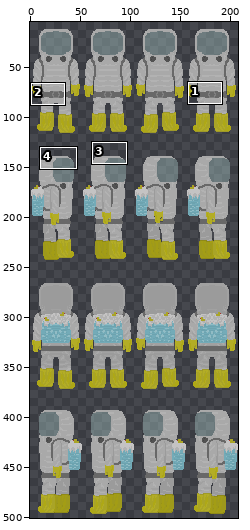
Edited in one commit: sprite sheet (assets/playerCustom/clothingOver/hazmatWhite.png). Above: a wide view before the commit, with the close-up outlined.
Close-up. Before the edit:
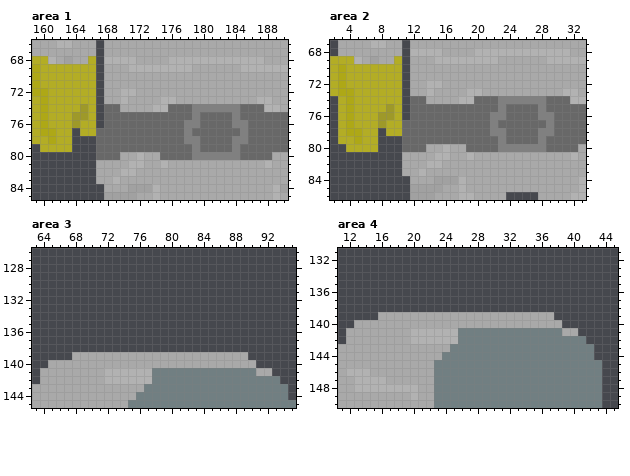
The file is 208x508 pixels. Pixels under 10% opacity are left out. Colours within 5 levels of each other are drawn and written as one. Shown: area 1: x 159..190, y 66..85; area 2: x 2..33, y 67..86; area 3: x 63..95, y 126..145; area 4: x 11..45, y 131..150. The wide view leaves out empty margins. The commit also changed other parts of the picture, which this record leaves out.
Now the later version:
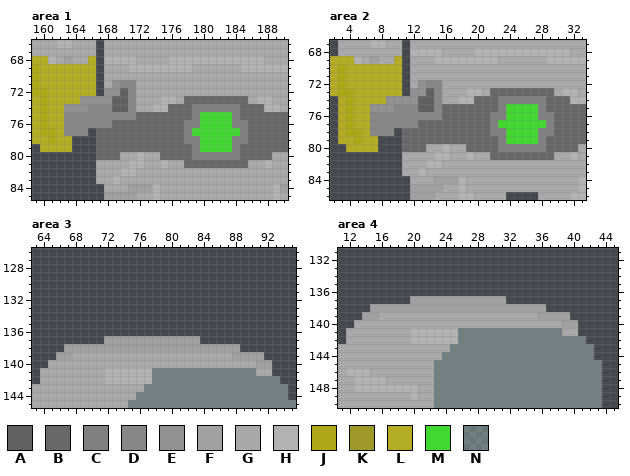
Palette (. is transparent): A #606060  B #686868  C #808080  D #878787  E #919191  F #a1a1a1  G #a9a9a9  H #b2b2b2  J #aea816  K #9e9929  L #b3ad25  M #42d830  N #b3d3d264
Difference:
Changed rows in their new state; - is an unchanged pixel.
Area 1:
first column x 163:
71 ------EDD--------------
72 -----EEAD--------------
73 --EEEEAAD------BBBBBBBB
74 EEEDDDAAD--------------
75 DDDDDDDDD--------MMMM--
76 DDDDDD-----------MMMM--
77 DDD.------------MMMMMM-
78 -----------------MMMM--
79 -----------------MMMM--
81 ---------------BBBBBBBB
Area 2:
first column x 7:
72 ------EDD--------------
73 -----EEAD------BBBBBBBB
74 --EEEEAAD--------------
75 EEEDDDAAD--------MMMM--
76 DDDDDDDDD--------MMMM--
77 DDDDDD----------MMMMMM-
78 DDD.-------------MMMM--
79 -----------------MMMM--
81 ---------------BBBBBBBB
Area 3:
first column x 66:
137 ------FFFFFFFFFFFF---------
138 -FFFFFFFFFFFFFFFFFFFFFF----
139 FF--------------------FFFF-
140 -------------------------FF
Area 4:
first column x 14:
137 ------FFFFFFFFFFFF---------
138 -FFFFFFFFFFFFFFFFFFFFFF----
139 FF--------------------FFFF-
140 -------------------------FF
Where, in picture pixels (left, top, right, bottom), the same in both close-ups:
changed: (64, 80, 136, 136)
changed: (184, 96, 248, 168)
changed: (370, 80, 442, 136)
changed: (490, 88, 554, 160)
changed: (56, 336, 272, 368)
changed: (362, 296, 578, 328)
